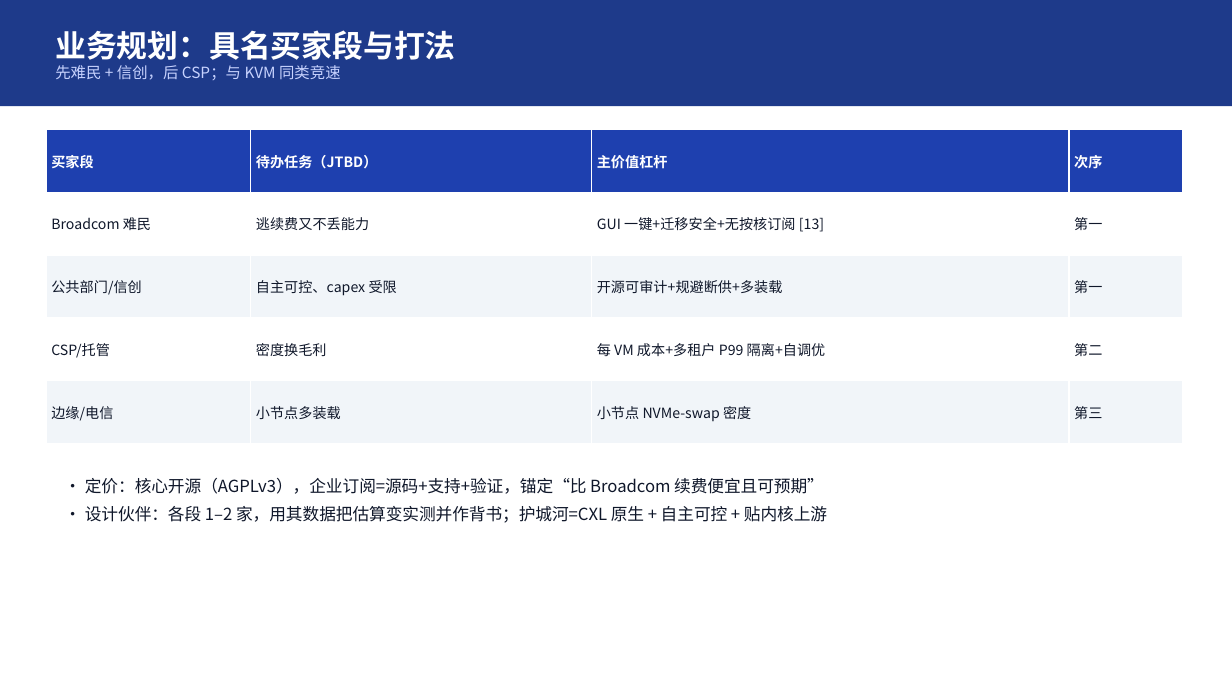
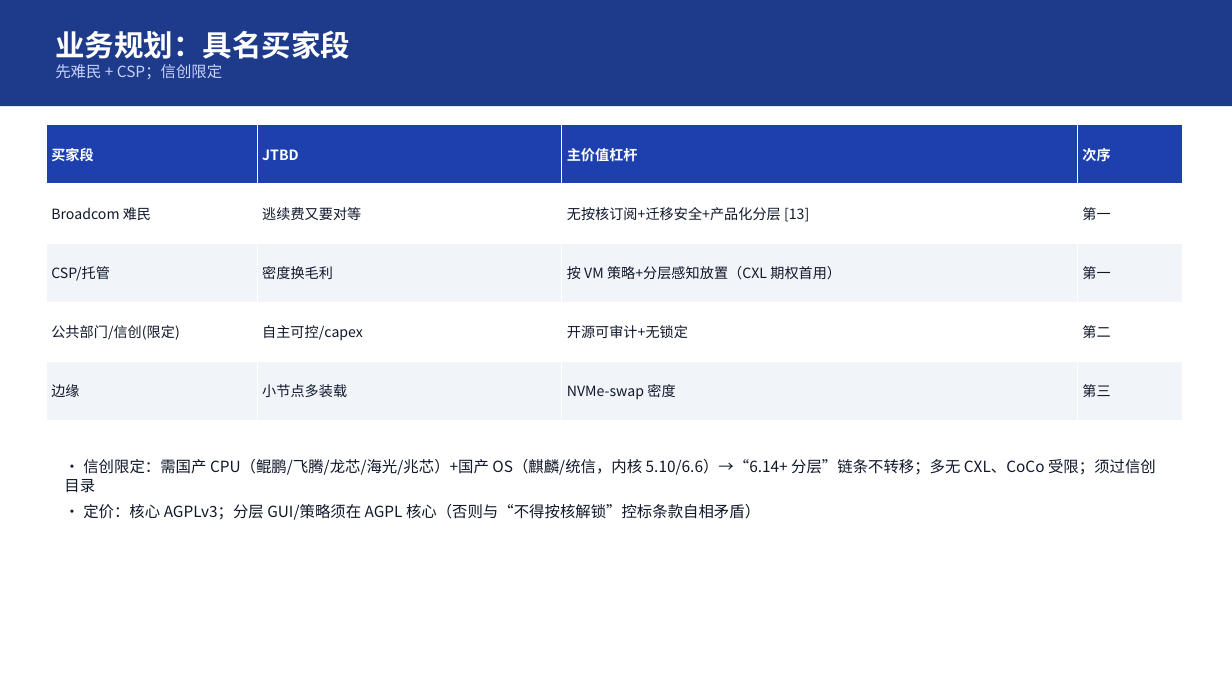
Before and after one commit to turtacn/storm, a slide deck: slide 11 of docs/harness-sop/examples/memory-tiring-p2v/mt-v1.pptx. Drawn at 1232x693 pixels with LibreOffice and Linux fonts; fonts in the diff are those of the drawing. Boxes give left, top, right and bottom in pixels: in the first picture for what was removed or moved away, otherwise in the second. Text is boxed around its words. In the diff, an @@ line names an element or a change of style, - is before the commit and + after.

```diff
--- a/docs/harness-sop/examples/memory-tiring-p2v/mt-v1.pptx
+++ b/docs/harness-sop/examples/memory-tiring-p2v/mt-v1.pptx
@@ text at box(55, 30, 350, 79): text changed @@
-业务规划：具名买家段与打法
-先难民 + 信创，后 CSP；与 KVM 同类竞速
+业务规划：具名买家段
+先难民 + CSP；信创限定
@@ table at box(46, 125, 1183, 421) @@
-row 1, column 2: 待办任务（JTBD）
+row 1, column 2: JTBD
-row 2, column 2: 逃续费又不丢能力
+row 2, column 2: 逃续费又要对等
-row 2, column 3: GUI 一键+迁移安全+无按核订阅 [13]
+row 2, column 3: 无按核订阅+迁移安全+产品化分层 [13]
-row 3: 公共部门/信创 | 自主可控、capex 受限 | 开源可审计+规避断供+多装载 | 第一
+row 3: CSP/托管 | 密度换毛利 | 按 VM 策略+分层感知放置（CXL 期权首用） | 第一
-row 4: CSP/托管 | 密度换毛利 | 每 VM 成本+多租户 P99 隔离+自调优 | 第二
+row 4: 公共部门/信创(限定) | 自主可控/capex | 开源可审计+无锁定 | 第二
-row 5, column 1: 边缘/电信
+row 5, column 1: 边缘
-row 5, column 3: 小节点 NVMe-swap 密度
+row 5, column 3: NVMe-swap 密度
@@ table: place and size @@
-table at box(46, 129, 1183, 444)
+table at box(46, 125, 1183, 421)
@@ text at box(64, 459, 1156, 520): text changed; size 13 to 12 pt @@
-• 定价：核心开源（AGPLv3），企业订阅=源码+支持+验证，锚定“比 Broadcom 续费便宜且可预期”
-• 设计伙伴：各段 1–2 家，用其数据把估算变实测并作背书；护城河=CXL 原生 + 自主可控 + 贴内核上游
+• 信创限定：需国产 CPU（鲲鹏/飞腾/龙芯/海光/兆芯）+国产 OS（麒麟/统信，内核 5.10/6.6）→“6.14+ 分层”链条不转移；多无 CXL、CoCo 受限；须过信创目录
+• 定价：核心 AGPLv3；分层 GUI/策略须在 AGPL 核心（否则与“不得按核解锁”控标条款自相矛盾）
```
Also in this commit, not shown: 15 other slides changed, 10 other files.
